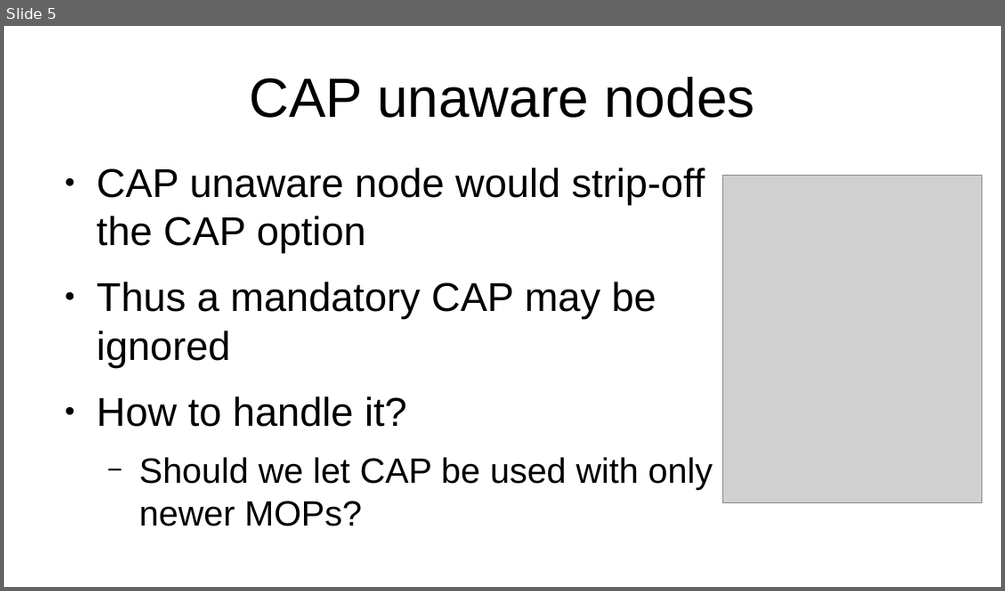
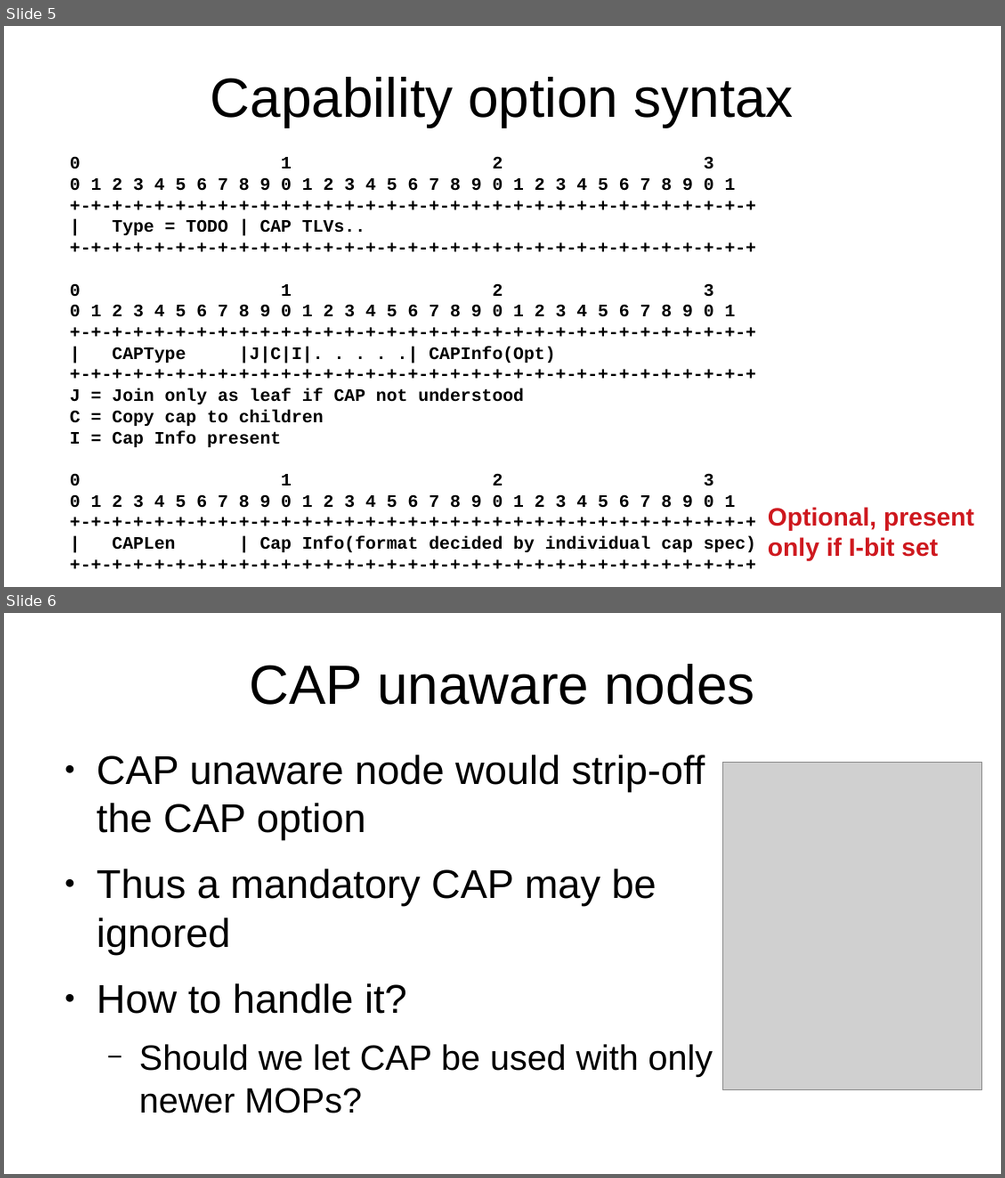
Before and after one commit to roll-wg/ROLL-Interim-Meeting, a slide deck: 20191014/roll-interim-14Oct19.odp. Shown one above the other, each under a label of ours: slide 5 before the commit, slides 5 and 6 after it. The pictures are 1005x591 and 1005x1178 pixels, drawn with LibreOffice and Linux fonts; fonts in the diff are those of the drawing; grey boxes stand for pictures. Boxes give left, top, right and bottom in pixels: in the first picture for what was removed or moved away, otherwise in the second. Text is boxed around its words. In the diff, an @@ line names an element or a change of style, - is before the commit and + after.

```diff
--- a/20191014/roll-interim-14Oct19.odp
+++ b/20191014/roll-interim-14Oct19.odp
@@ slide 5 added at (x1=4, y1=26, x2=1001, y2=587), background #FFFFFF @@
@@ title added at (x1=210, y1=77, x2=793, y2=127), 44 pt, text #000000 @@
+Capability option syntax
@@ text added at (x1=70, y1=156, x2=756, y2=552), 14 pt, text #000000, bold @@
+0 1 2 3
+0 1 2 3 4 5 6 7 8 9 0 1 2 3 4 5 6 7 8 9 0 1 2 3 4 5 6 7 8 9 0 1
++-+-+-+-+-+-+-+-+-+-+-+-+-+-+-+-+-+-+-+-+-+-+-+-+-+-+-+-+-+-+-+-+
+| Type = TODO | CAP TLVs..
++-+-+-+-+-+-+-+-+-+-+-+-+-+-+-+-+-+-+-+-+-+-+-+-+-+-+-+-+-+-+-+-+
+0 1 2 3
+0 1 2 3 4 5 6 7 8 9 0 1 2 3 4 5 6 7 8 9 0 1 2 3 4 5 6 7 8 9 0 1
++-+-+-+-+-+-+-+-+-+-+-+-+-+-+-+-+-+-+-+-+-+-+-+-+-+-+-+-+-+-+-+-+
+| CAPType |J|C|I|. . . . .| CAPInfo(Opt)
++-+-+-+-+-+-+-+-+-+-+-+-+-+-+-+-+-+-+-+-+-+-+-+-+-+-+-+-+-+-+-+-+
+J = Join only as leaf if CAP not understood
+C = Copy cap to children
+I = Cap Info present
+0 1 2 3
+0 1 2 3 4 5 6 7 8 9 0 1 2 3 4 5 6 7 8 9 0 1 2 3 4 5 6 7 8 9 0 1
++-+-+-+-+-+-+-+-+-+-+-+-+-+-+-+-+-+-+-+-+-+-+-+-+-+-+-+-+-+-+-+-+
+| CAPLen | Cap Info(format decided by individual cap spec)
++-+-+-+-+-+-+-+-+-+-+-+-+-+-+-+-+-+-+-+-+-+-+-+-+-+-+-+-+-+-+-+-+
@@ text added at (x1=768, y1=507, x2=974, y2=560), 20 pt, text #CE181E, bold @@
+Optional, present
+only if I-bit set
@@ what was slide 5 is now slide 6 @@
```
Also in this commit, not shown: 1 slide changed, 1 other slide added, 1 other file.
